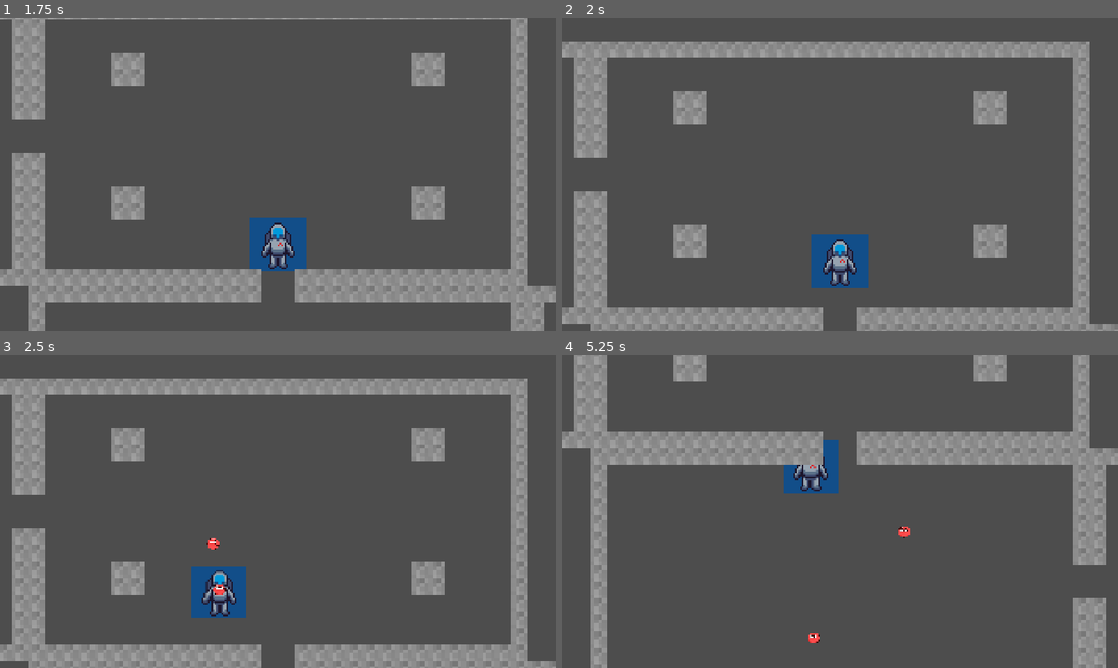
Above: before the commit, frames 1-4 (two rows, left to right).
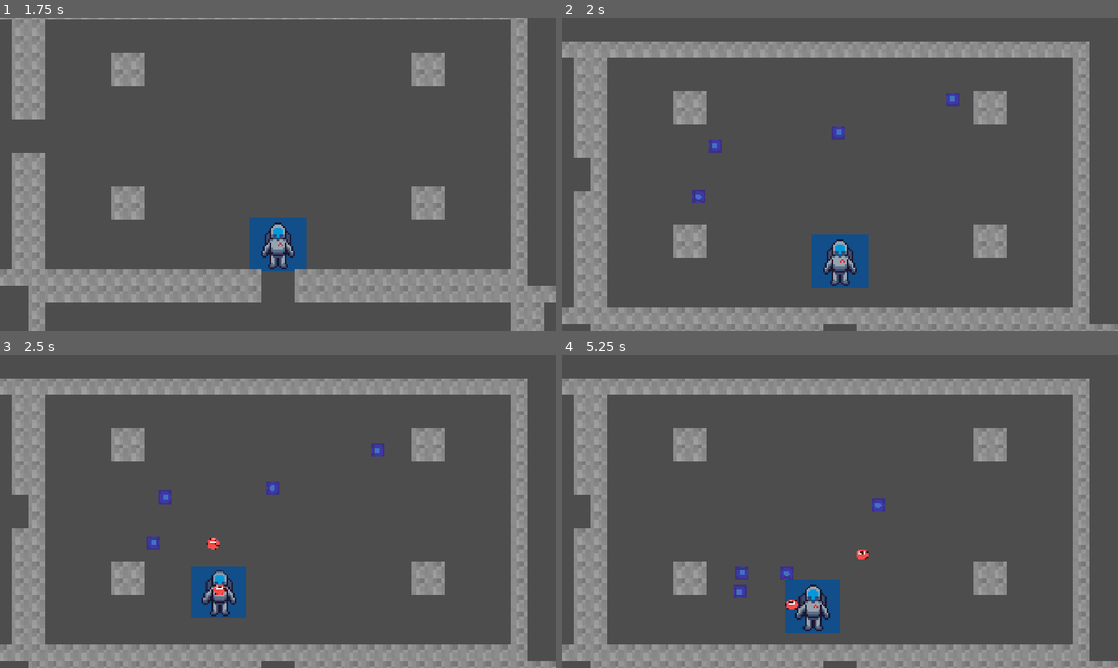
Above: after the commit, the same moments.

Repository: ManuOG2314/PUTA-HETYYY
Game: Godot game, scene res://main.tscn
Same seed, same stepped clock (60 frames per second), same inputs: the game is played once before the commit and once after it.
Inputs (mouse positions are in pixels of both pictures, inside the frame that each line leads up to):
- Up to frame 1 (1.75 s): tap Enter at 0.5 s; move the mouse to (250, 237) at 0.52 s; press the mouse at (250, 237) at 0.53 s; hold W (move_up) from 0.53 s (still down); move the mouse to (444, 221) at 1.27 s; release the mouse at (444, 221) at 1.28 s; click (444, 221) at 1.35 s
- Up to frame 2 (2 s): keep holding W (move_up)
- Up to frame 3 (2.5 s): move the mouse to (111, 464) at 2.02 s; release W (move_up) at 2.03 s; press the mouse at (111, 464) at 2.03 s; hold A (move_left) from 2.03 s (still down)
- Up to frame 4 (5.25 s): move the mouse to (867, 511) at 2.77 s; release the mouse at (867, 511) at 2.78 s; click (867, 511) at 2.85 s; move the mouse to (756, 433) at 3.52 s; release A (move_left) at 3.53 s; press the mouse at (756, 433) at 3.53 s; hold S (move_down) 3.53-4.28 s; move the mouse to (962, 495) at 4.27 s; release the mouse at (962, 495) at 4.28 s; hold D (move_right) 4.28-5.03 s; click (962, 495) at 4.35 s; move the mouse to (728, 527) at 5.02 s; press the mouse at (728, 527) at 5.03 s; hold W (move_up) from 5.03 s (still down)

Frame 1 is identical in both runs. In frame 2, 1.0% of the frame differs, in the area x 5-72%, y 24-98%; in frame 3, 1.1%; in frame 4, 29%, in the area x 0-100%, y 0-100%.

Commit message:
implementar sistema de combate, primer enemigo e item pedestals
- room.gd / room_data.gd: Añadido sistema de activación de salas. Al entrar a una sala no completada, las puertas se bloquean (colisiones temporales en el TileMap) y se generan entre 2 y 4 enemigos aleatorios. Al derrotar al último enemigo, las puertas se abren y la sala se marca como completada.
- enemy.gd / enemy.tscn: Creado el enemigo base ("Torneido") con IA de persecución al jugador, estadísticas de vida, empuje (knockback) al recibir daño, e indicador visual de daño (parpadeo en blanco).
- player.gd / player.tscn: Implementado sistema de salud (max_health, current_health) y daño. Añadida inmunidad temporal (frames de invulnerabilidad) y parpadeo al recibir daño de áreas del grupo "enemy_hitbox". Las lágrimas ahora escalan su daño con el atributo 'damage' del jugador.
- item_pedestal.gd / item_pedestal.tscn: Implementada la sala de tesoro. Al activarse, genera un pedestal con un objeto aleatorio que otorga mejoras estadísticas permanentes al jugador (Velocidad, Daño, Cadencia de tiro, o Vida Máxima + Curación) con animación de escala al recogerlo.
- main.gd: Se conecta el flujo de transición para activar la sala actual una vez posicionado el jugador.

just made some bullshit, Gemini, la proxima haz un mejor commit message, sé que me da pereza hacerlo yo, pero al menos sé más descriptivo!
a la próxima hago yo el commit message porque qué carajos es esa bullshit, ah, hola a todo el que lea esto owo!

Diff:
--- /dev/null
+++ b/enemy.gd
@@ -0,0 +1,54 @@
+extends CharacterBody2D
+
+signal died
+
+@export var max_health: int = 3
+@export var move_speed: float = 150.0
+@export var contact_damage: int = 1
+@export var knockback_force: float = 300.0
+
+var current_health: int
+var _knockback_velocity := Vector2.ZERO
+var _target: Node2D = null
+
+func _ready() -> void:
+	current_health = max_health
+	add_to_group("enemies")
+	$Hitbox.add_to_group("enemy_hitbox")
+
+func set_target(target: Node2D) -> void:
+	_target = target
+
+func _physics_process(delta: float) -> void:
+	if _knockback_velocity.length() > 10.0:
+		_knockback_velocity = _knockback_velocity.lerp(Vector2.ZERO, 8.0 * delta)
+		velocity = _knockback_velocity
+	elif _target and is_instance_valid(_target):
+		var direction = global_position.direction_to(_target.global_position)
+		velocity = direction * move_speed
+	else:
+		velocity = Vector2.ZERO
+
+	move_and_slide()
+
+func take_damage(amount: int) -> void:
+	current_health -= amount
+
+	if _target and is_instance_valid(_target):
+		var knock_dir = _target.global_position.direction_to(global_position)
+		_knockback_velocity = knock_dir * knockback_force
+
+	_flash_hit()
+
+	if current_health <= 0:
+		died.emit()
+		queue_free()
+
+func get_contact_damage() -> int:
+	return contact_damage
+
+func _flash_hit() -> void:
+	modulate = Color(10, 10, 10)
+	await get_tree().create_timer(0.08).timeout
+	if is_instance_valid(self):
+		modulate = Color.WHITE
--- /dev/null
+++ b/enemy.tscn
@@ -0,0 +1,30 @@
+[gd_scene format=3 uid="uid://cymbx5jc4v5n2"]
+
+[ext_resource type="Script" uid="uid://cckoxnc418evd" path="res://enemy.gd" id="1_script"]
+[ext_resource type="Texture2D" uid="uid://y8tshoa2t8oj" path="res://FS/ayuda.png" id="2_4gyqm"]
+
+[sub_resource type="RectangleShape2D" id="RectangleShape2D_body"]
+size = Vector2(48, 48)
+
+[sub_resource type="RectangleShape2D" id="RectangleShape2D_hitbox"]
+size = Vector2(52, 52)
+
+[node name="Enemy" type="CharacterBody2D" unique_id=1856247764]
+collision_layer = 4
+collision_mask = 3
+script = ExtResource("1_script")
+
+[node name="Sprite2D" type="Sprite2D" parent="." unique_id=963996408]
+position = Vector2(0.25000596, 0.25000477)
+scale = Vector2(0.16093747, 0.16093749)
+texture = ExtResource("2_4gyqm")
+
+[node name="CollisionShape2D" type="CollisionShape2D" parent="." unique_id=989588635]
+shape = SubResource("RectangleShape2D_body")
+
+[node name="Hitbox" type="Area2D" parent="." unique_id=718676586]
+collision_layer = 4
+collision_mask = 0
+
+[node name="CollisionShape2D" type="CollisionShape2D" parent="Hitbox" unique_id=686221792]
+shape = SubResource("RectangleShape2D_hitbox")
--- /dev/null
+++ b/item_pedestal.gd
@@ -0,0 +1,57 @@
+extends Area2D
+
+signal item_collected
+
+enum BuffType {
+	SPEED,
+	DAMAGE,
+	FIRE_RATE,
+	HEALTH
+}
+
+var buff_type: int
+var buff_names := {
+	BuffType.SPEED: "Botas de Gravedad",
+	BuffType.DAMAGE: "Plasma Mejorado",
+	BuffType.FIRE_RATE: "Acelerador de Partículas",
+	BuffType.HEALTH: "Tanque de Oxígeno"
+}
+var _collected := false
+
+func _ready() -> void:
+	buff_type = randi_range(0, BuffType.size() - 1)
+
+	var label = Label.new()
+	label.text = buff_names[buff_type]
+	label.horizontal_alignment = HORIZONTAL_ALIGNMENT_CENTER
+	label.position = Vector2(-80, 40)
+	label.add_theme_font_size_override("font_size", 14)
+	add_child(label)
+
+func _on_body_entered(body: Node2D) -> void:
+	if _collected:
+		return
+	if body.name != "player":
+		return
+
+	_collected = true
+	_apply_buff(body)
+	item_collected.emit()
+
+	var tween = create_tween()
+	tween.tween_property(self, "scale", Vector2(0.01, 0.01), 0.3).set_trans(Tween.TRANS_BACK).set_ease(Tween.EASE_IN)
+	await tween.finished
+	queue_free()
+
+func _apply_buff(player: Node2D) -> void:
+	match buff_type:
+		BuffType.SPEED:
+			player.speed += 80.0
+		BuffType.DAMAGE:
+			player.damage += 1
+		BuffType.FIRE_RATE:
+			player.fire_rate = maxf(player.fire_rate - 0.08, 0.1)
+		BuffType.HEALTH:
+			player.max_health += 2
+			player.current_health += 2
+			player.health_changed.emit(player.current_health, player.max_health)
--- /dev/null
+++ b/item_pedestal.tscn
@@ -0,0 +1,19 @@
+[gd_scene format=3]
+
+[ext_resource type="Script" path="res://item_pedestal.gd" id="1_script"]
+
+[sub_resource type="RectangleShape2D" id="RectangleShape2D_pedestal"]
+size = Vector2(64, 64)
+
+[node name="ItemPedestal" type="Area2D"]
+collision_layer = 0
+collision_mask = 1
+script = ExtResource("1_script")
+
+[node name="Sprite2D" type="Sprite2D" parent="."]
+scale = Vector2(2, 2)
+
+[node name="CollisionShape2D" type="CollisionShape2D" parent="."]
+shape = SubResource("RectangleShape2D_pedestal")
+
+[connection signal="body_entered" from="." to="." method="_on_body_entered"]
--- a/main.gd
+++ b/main.gd
@@ -68,6 +68,7 @@
 	if is_initial:
 		player.global_position = target_room_pos
 		camera.global_position = target_room_pos
+		_activate_current_room()
 		return
 
 	transitioning = true
@@ -89,3 +90,10 @@
 	player.set_physics_process(true)
 	player.set_process(true)
 	transitioning = false
+
+	_activate_current_room()
+
+func _activate_current_room() -> void:
+	if spawned_rooms.has(current_room_coord):
+		var room = spawned_rooms[current_room_coord]
+		room.activate_room(player)
--- a/player.gd
+++ b/player.gd
@@ -1,12 +1,24 @@
 extends CharacterBody2D
+
+signal health_changed(current: int, maximum: int)
+signal died
 
 @export var speed: float = 500.0
 @export var tear_scene: PackedScene
 @export var fire_rate: float = 0.4
+@export var max_health: int = 6
+@export var damage: int = 1
+@export var invincibility_time: float = 1.0
 
+var current_health: int
 var _last_x: int = 0
 var _last_y: int = 0
 var _can_fire: bool = true
+var _invincible: bool = false
+
+func _ready() -> void:
+	current_health = max_health
+	health_changed.emit(current_health, max_health)
 
 func _physics_process(_delta: float) -> void:
 	var x := _get_axis("move_left", "move_right", _last_x)
@@ -35,11 +47,50 @@
 	var new_tear = tear_scene.instantiate()
 	new_tear.global_position = global_position
 	new_tear.direction = direction
+	new_tear.tear_damage = damage
 
 	get_parent().add_child(new_tear)
 
 	await get_tree().create_timer(fire_rate).timeout
 	_can_fire = true
+
+func take_damage(amount: int) -> void:
+	if _invincible:
+		return
+
+	current_health -= amount
+	health_changed.emit(current_health, max_health)
+
+	if current_health <= 0:
+		died.emit()
+		return
+
+	_invincible = true
+	_start_invincibility_blink()
+	await get_tree().create_timer(invincibility_time).timeout
+	_invincible = false
+	modulate.a = 1.0
+
+func _start_invincibility_blink() -> void:
+	while _invincible:
+		modulate.a = 0.3
+		await get_tree().create_timer(0.1).timeout
+		if not _invincible:
+			break
+		modulate.a = 1.0
+		await get_tree().create_timer(0.1).timeout
+
+func heal(amount: int) -> void:
+	current_health = mini(current_health + amount, max_health)
+	health_changed.emit(current_health, max_health)
+
+func _on_hurtbox_area_entered(area: Area2D) -> void:
+	if area.is_in_group("enemy_hitbox"):
+		var enemy = area.get_parent()
+		var contact_damage = 1
+		if enemy.has_method("get_contact_damage"):
+			contact_damage = enemy.get_contact_damage()
+		take_damage(contact_damage)
 
 
 class AxisState:
--- a/player.tscn
+++ b/player.tscn
@@ -7,7 +7,11 @@
 [sub_resource type="RectangleShape2D" id="RectangleShape2D_g1idr"]
 size = Vector2(65, 70)
 
+[sub_resource type="RectangleShape2D" id="RectangleShape2D_hurtbox"]
+size = Vector2(50, 55)
+
 [node name="player" type="CharacterBody2D" unique_id=1540921356]
+collision_layer = 1
 collision_mask = 6
 script = ExtResource("1_onrkg")
 tear_scene = ExtResource("2_hqtel")
@@ -19,3 +23,13 @@
 [node name="CollisionShape2D" type="CollisionShape2D" parent="." unique_id=626756965]
 position = Vector2(-0.5, 11)
 shape = SubResource("RectangleShape2D_g1idr")
+
+[node name="Hurtbox" type="Area2D" parent="."]
+collision_layer = 0
+collision_mask = 4
+
+[node name="CollisionShape2D" type="CollisionShape2D" parent="Hurtbox"]
+position = Vector2(0, 5)
+shape = SubResource("RectangleShape2D_hurtbox")
+
+[connection signal="area_entered" from="Hurtbox" to="." method="_on_hurtbox_area_entered"]
--- a/room.gd
+++ b/room.gd
@@ -4,6 +4,10 @@
 const RoomData = preload("res://room_data.gd")
 
 signal door_entered(direction: int)
+signal room_cleared
+
+@export var enemy_scene: PackedScene
+@export var item_pedestal_scene: PackedScene
 
 const ROOM_LAYOUTS = [
 	[
@@ -61,6 +65,10 @@
 
 var grid_position := Vector2i.ZERO
 var room_type: int = GameConstants.RoomType.NORMAL
+var _data = null
+var _active_enemies: Array = []
+var _cleared := false
+var _doors_closed := false
 
 @onready var door_n: Area2D = $Doors/North
 @onready var door_s: Area2D = $Doors/South
@@ -69,8 +77,10 @@
 @onready var tile_map: TileMapLayer = $TileMapLayer
 
 func setup_room(data) -> void:
+	_data = data
 	grid_position = data.grid_position
 	room_type = data.room_type
+	_cleared = data.cleared
 
 	var has_n = GameConstants.Direction.NORTH in data.exits
 	var has_s = GameConstants.Direction.SOUTH in data.exits
@@ -103,6 +113,107 @@
 
 	_build_room_layout(has_n, has_s, has_e, has_w)
 
+func activate_room(player: Node2D) -> void:
+	if _cleared:
+		return
+
+	if room_type == GameConstants.RoomType.START:
+		_cleared = true
+		if _data:
+			_data.cleared = true
+		return
+
+	if room_type == GameConstants.RoomType.TREASURE:
+		_cleared = true
+		if _data:
+			_data.cleared = true
+		_spawn_pedestal()
+		return
+
+	if room_type == GameConstants.RoomType.NORMAL or room_type == GameConstants.RoomType.BOSS:
+		_close_doors()
+		_spawn_enemies(player)
+
+func _spawn_enemies(player: Node2D) -> void:
+	if not enemy_scene:
+		_on_all_enemies_dead()
+		return
+
+	var count = _data.enemy_count if _data else 3
+	if count <= 0:
+		count = randi_range(2, 4)
+
+	var half_w = GameConstants.ROOM_WIDTH / 2
+	var half_h = GameConstants.ROOM_HEIGHT / 2
+	var tile_sz = GameConstants.TILE_SIZE
+
+	for i in range(count):
+		var enemy = enemy_scene.instantiate()
+
+		var spawn_x = randf_range(-(half_w - 4) * tile_sz, (half_w - 4) * tile_sz)
+		var spawn_y = randf_range(-(half_h - 3) * tile_sz, (half_h - 3) * tile_sz)
+
+		add_child(enemy)
+		enemy.position = Vector2(spawn_x, spawn_y)
+		enemy.set_target(player)
+		enemy.died.connect(_on_enemy_died.bind(enemy))
+		_active_enemies.append(enemy)
+
+func _on_enemy_died(enemy: Node2D) -> void:
+	_active_enemies.erase(enemy)
+	if _active_enemies.size() == 0:
+		_on_all_enemies_dead()
+
+func _on_all_enemies_dead() -> void:
+	_cleared = true
+	if _data:
+		_data.cleared = true
+	_open_doors()
+	room_cleared.emit()
+
+func _close_doors() -> void:
+	if _doors_closed:
+		return
+	_doors_closed = true
+
+	if door_n.visible:
+		tile_map.set_cell(Vector2i(-1, -int(GameConstants.ROOM_HEIGHT / 2.0)), 0, Vector2i(0, 0))
+		tile_map.set_cell(Vector2i(0, -int(GameConstants.ROOM_HEIGHT / 2.0)), 0, Vector2i(0, 0))
+	if door_s.visible:
+		tile_map.set_cell(Vector2i(-1, int(GameConstants.ROOM_HEIGHT / 2.0)), 0, Vector2i(0, 0))
+		tile_map.set_cell(Vector2i(0, int(GameConstants.ROOM_HEIGHT / 2.0)), 0, Vector2i(0, 0))
+	if door_e.visible:
+		tile_map.set_cell(Vector2i(int(GameConstants.ROOM_WIDTH / 2.0) - 1, -1), 0, Vector2i(0, 0))
+		tile_map.set_cell(Vector2i(int(GameConstants.ROOM_WIDTH / 2.0) - 1, 0), 0, Vector2i(0, 0))
+	if door_w.visible:
+		tile_map.set_cell(Vector2i(-int(GameConstants.ROOM_WIDTH / 2.0), -1), 0, Vector2i(0, 0))
+		tile_map.set_cell(Vector2i(-int(GameConstants.ROOM_WIDTH / 2.0), 0), 0, Vector2i(0, 0))
+
+func _open_doors() -> void:
+	if not _doors_closed:
+		return
+	_doors_closed = false
+
+	if door_n.visible:
+		tile_map.erase_cell(Vector2i(-1, -int(GameConstants.ROOM_HEIGHT / 2.0)))
+		tile_map.erase_cell(Vector2i(0, -int(GameConstants.ROOM_HEIGHT / 2.0)))
+	if door_s.visible:
+		tile_map.erase_cell(Vector2i(-1, int(GameConstants.ROOM_HEIGHT / 2.0)))
+		tile_map.erase_cell(Vector2i(0, int(GameConstants.ROOM_HEIGHT / 2.0)))
+	if door_e.visible:
+		tile_map.erase_cell(Vector2i(int(GameConstants.ROOM_WIDTH / 2.0) - 1, -1))
+		tile_map.erase_cell(Vector2i(int(GameConstants.ROOM_WIDTH / 2.0) - 1, 0))
+	if door_w.visible:
+		tile_map.erase_cell(Vector2i(-int(GameConstants.ROOM_WIDTH / 2.0), -1))
+		tile_map.erase_cell(Vector2i(-int(GameConstants.ROOM_WIDTH / 2.0), 0))
+
+func _spawn_pedestal() -> void:
+	if not item_pedestal_scene:
+		return
+	var pedestal = item_pedestal_scene.instantiate()
+	add_child(pedestal)
+	pedestal.position = Vector2.ZERO
+
 func _build_room_layout(has_n: bool, has_s: bool, has_e: bool, has_w: bool) -> void:
 	tile_map.clear()
 	var half_w = int(GameConstants.ROOM_WIDTH / 2.0)
@@ -132,6 +243,8 @@
 
 func _apply_random_layout() -> void:
 	if room_type == GameConstants.RoomType.START:
+		return
+	if room_type == GameConstants.RoomType.TREASURE:
 		return
 
 	var layout = ROOM_LAYOUTS.pick_random()
@@ -150,17 +263,17 @@
 				tile_map.set_cell(Vector2i(int(x), int(y)), 0, Vector2i(0, 0))
 
 func _on_north_body_entered(body: Node2D) -> void:
-	if body.name == "player":
+	if body.name == "player" and not _doors_closed:
 		door_entered.emit(GameConstants.Direction.NORTH)
 
 func _on_south_body_entered(body: Node2D) -> void:
-	if body.name == "player":
+	if body.name == "player" and not _doors_closed:
 		door_entered.emit(GameConstants.Direction.SOUTH)
 
 func _on_east_body_entered(body: Node2D) -> void:
-	if body.name == "player":
+	if body.name == "player" and not _doors_closed:
 		door_entered.emit(GameConstants.Direction.EAST)
 
 func _on_west_body_entered(body: Node2D) -> void:
-	if body.name == "player":
+	if body.name == "player" and not _doors_closed:
 		door_entered.emit(GameConstants.Direction.WEST)
--- a/room.tscn
+++ b/room.tscn
@@ -1,7 +1,9 @@
-[gd_scene load_steps=5 format=4]
+[gd_scene load_steps=7 format=4]
 
 [ext_resource type="Script" path="res://room.gd" id="1_script"]
 [ext_resource type="Texture2D" uid="uid://bywy7wmfg0yp7" path="res://FS/wall.png" id="2_wall_tex"]
+[ext_resource type="PackedScene" path="res://enemy.tscn" id="3_enemy"]
+[ext_resource type="PackedScene" path="res://item_pedestal.tscn" id="4_pedestal"]
 
 [sub_resource type="RectangleShape2D" id="RectangleShape2D_north"]
 size = Vector2(128, 64)
@@ -23,6 +25,8 @@
 
 [node name="Room" type="Node2D"]
 script = ExtResource("1_script")
+enemy_scene = ExtResource("3_enemy")
+item_pedestal_scene = ExtResource("4_pedestal")
 
 [node name="TileMapLayer" type="TileMapLayer" parent="."]
 tile_set = SubResource("TileSet_room")
--- a/room_data.gd
+++ b/room_data.gd
@@ -5,3 +5,5 @@
 var exits: Array = []
 var layout_id: int = 0
 var visited := false
+var enemy_count: int = 0
+var cleared := false
--- a/tear.gd
+++ b/tear.gd
@@ -2,13 +2,14 @@
 
 @export var speed: float = 700.0
 var direction := Vector2.ZERO
+var tear_damage: int = 1
 
 func _process(delta: float) -> void:
 	global_position += direction * speed * delta
 
 func _on_body_entered(body: Node2D) -> void:
 	if body.has_method("take_damage"):
-		body.take_damage(1)
+		body.take_damage(tear_damage)
 
 	queue_free()
 
Not shown, added: enemy.gd.uid
Not shown, added: item_pedestal.gd.uid
Not shown, added: TODO.MD
